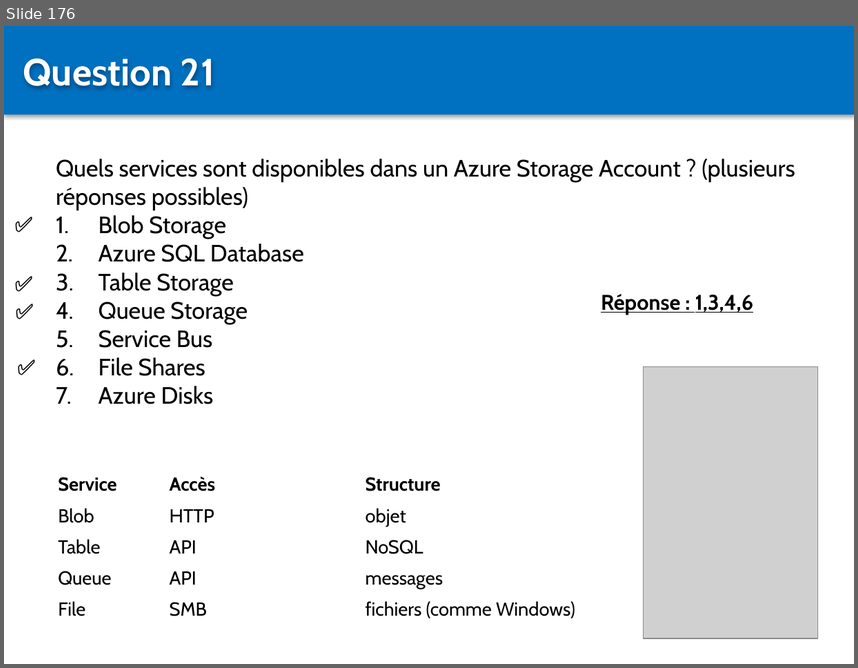
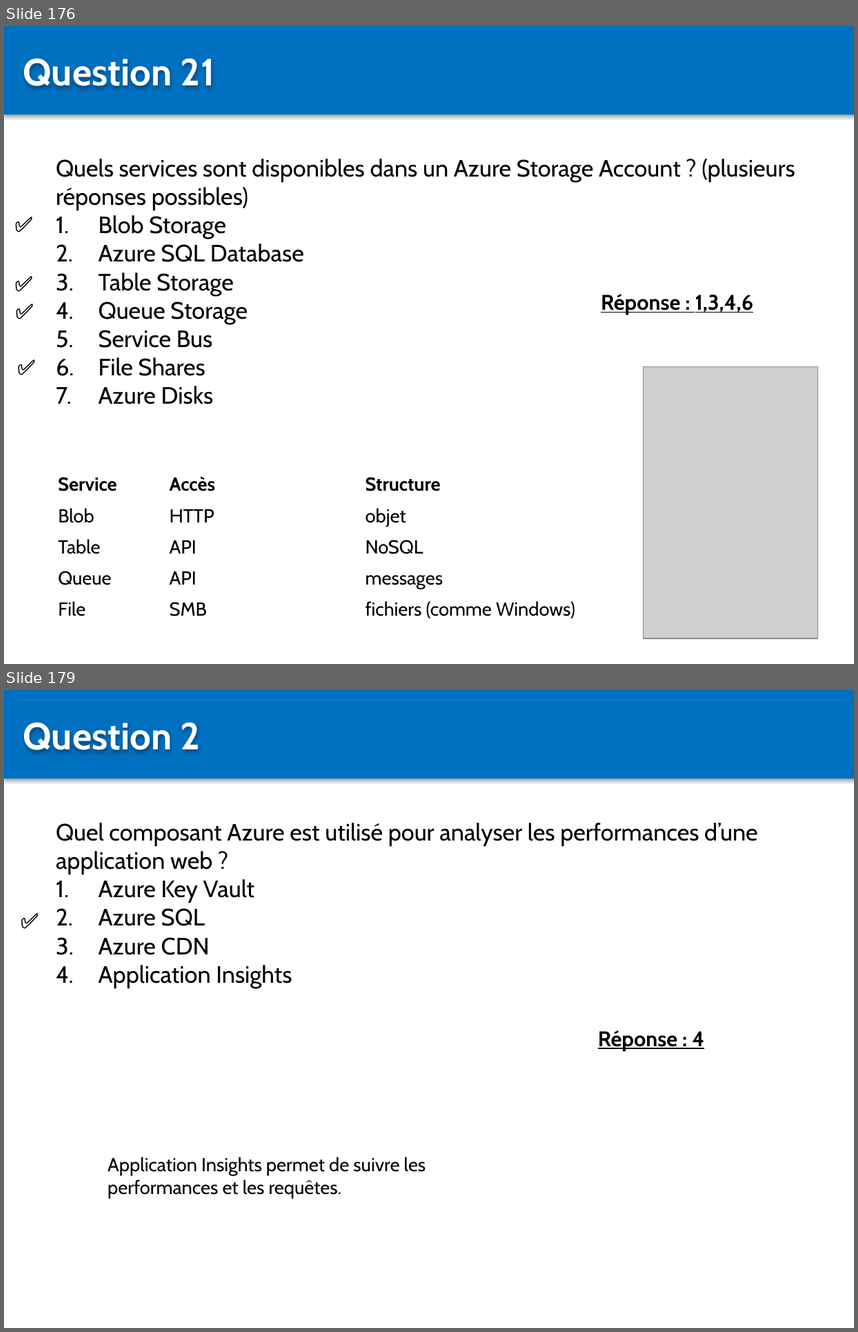
Before and after one commit to Sybaris-Classroom/az-204, a slide deck: Quiz/Quiz.pptx. Shown one above the other, each under a label of ours: slide 176 before the commit, slides 176 and 179 after it; the slides between them are not shown. The pictures are 858x668 and 858x1332 pixels, drawn with LibreOffice and Linux fonts; fonts in the diff are those of the drawing; grey boxes stand for pictures. Boxes give left, top, right and bottom in pixels: in the first picture for what was removed or moved away, otherwise in the second. Text is boxed around its words. In the diff, an @@ line names an element or a change of style, - is before the commit and + after.

```diff
--- a/Quiz/Quiz.pptx
+++ b/Quiz/Quiz.pptx
@@ slide 179 added at [4,690,854,1328], background #FFFFFF @@
@@ rectangle added at [4,690,854,778], fill #0070C0 @@
@@ text added at [23,722,201,752], 32 pt, text #FFFFFF, bold @@
+Question 2
@@ text added at [56,822,758,988], 20 pt, text #000000 @@
+Quel composant Azure est utilisé pour analyser les performances d’une application web ?
+1. Azure Key Vault
+2. Azure SQL
+3. Azure CDN
+4. Application Insights
@@ text added at [12,903,63,938], 18 pt, text #000000, bold @@
+✅
@@ text added at [598,1030,704,1050], 18 pt, text #000000, bold, underline @@
+Réponse : 4
@@ text added at [107,1156,426,1198], 16 pt, text #000000 @@
+Application Insights permet de suivre les performances et les requêtes.
```
Also in this commit, not shown: 1 slide changed, 22 other slides added, 6 other files.
